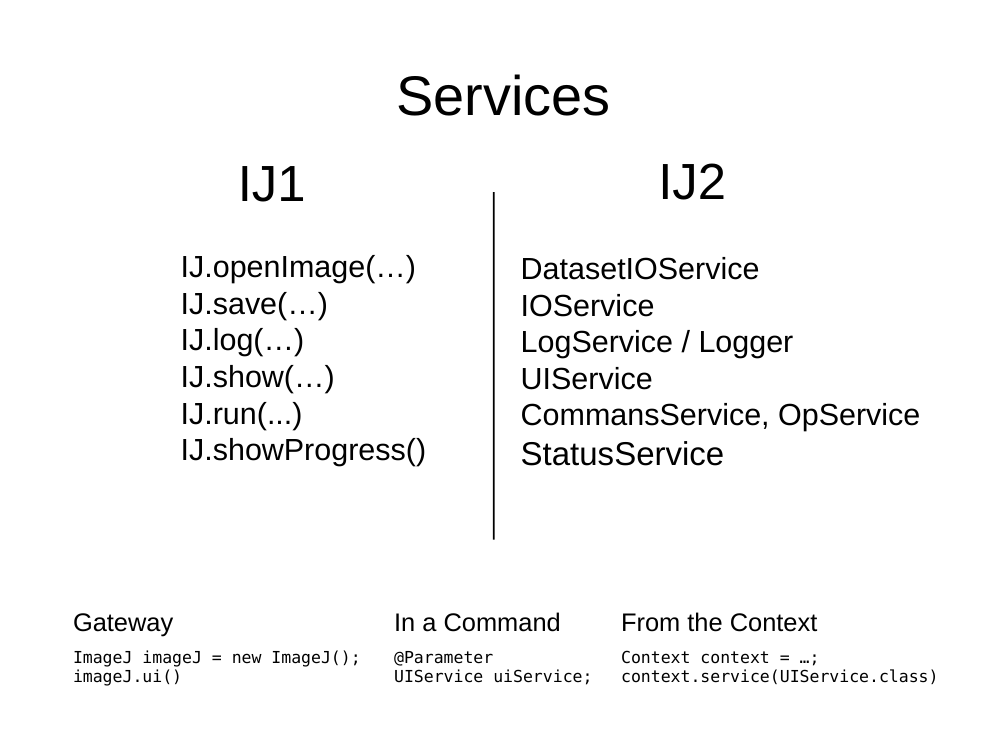
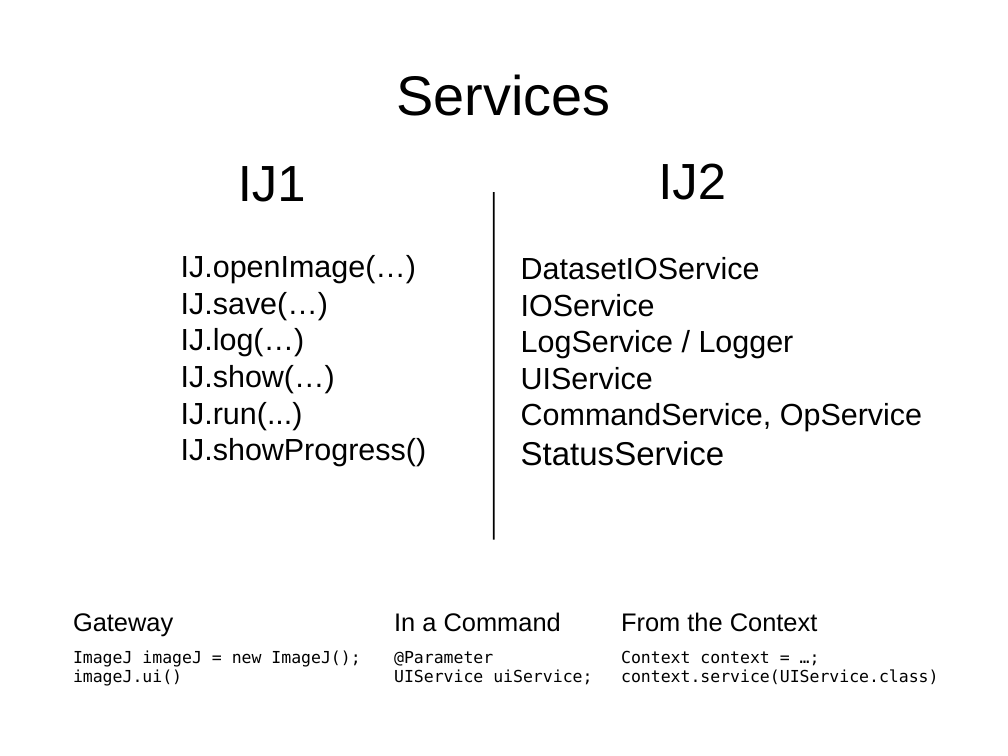
Before and after one commit to maarzt/imagej-legacy-course, a slide deck: slide 15 of slides/presentation.odp. Drawn at 1008x756 pixels with LibreOffice and Linux fonts; fonts in the diff are those of the drawing. Boxes give left, top, right and bottom in pixels: in the first picture for what was removed or moved away, otherwise in the second. Text is boxed around its words. In the diff, an @@ line names an element or a change of style, - is before the commit and + after.

```diff
--- a/slides/presentation.odp
+++ b/slides/presentation.odp
@@ text at (521,403,922,431): text changed @@
-CommansService, OpService
+CommandService, OpService
```
Also in this commit, not shown: 9 other slides changed, 1 other file.
